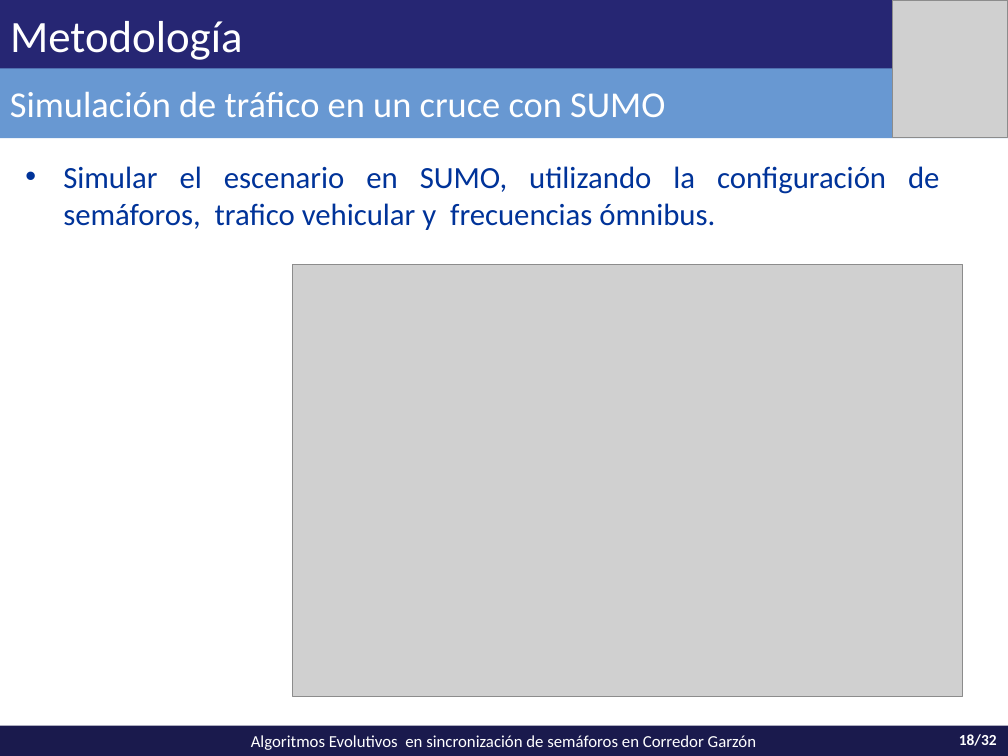
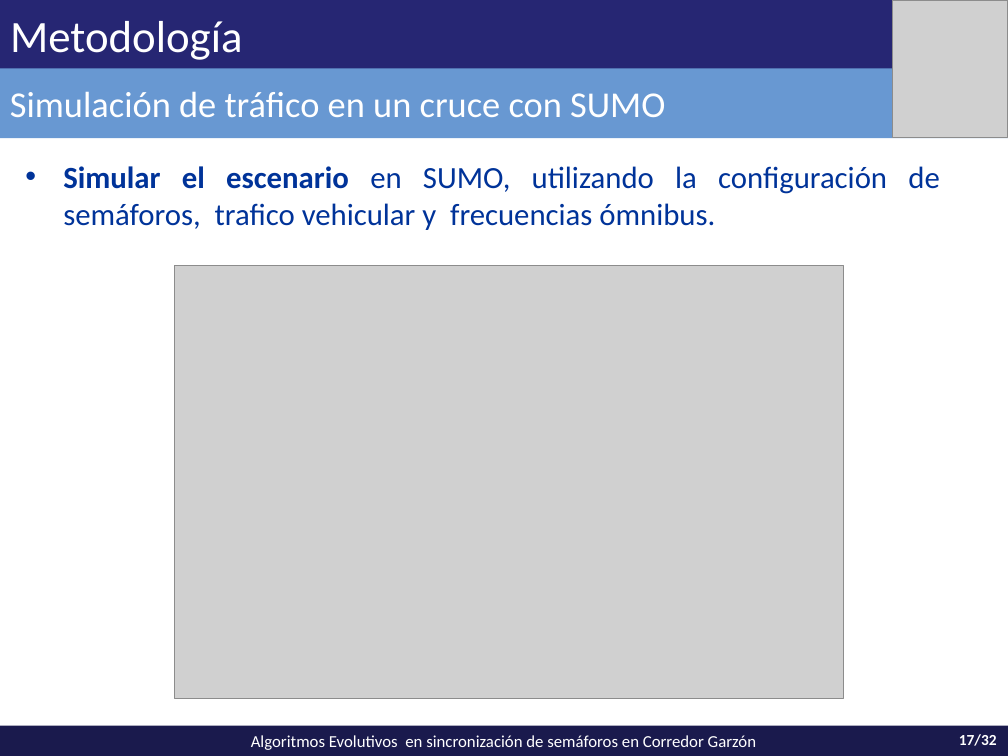
Before and after one commit to vitogit/proyecto-grado-garzon-2014, a slide deck: slide 17 of presentacion/Presentacion Garzon.pptx (slide 18 before the commit). Drawn at 1008x756 pixels with LibreOffice and Linux fonts; fonts in the diff are those of the drawing; grey boxes stand for pictures. Boxes give left, top, right and bottom in pixels: in the first picture for what was removed or moved away, otherwise in the second. Text is boxed around its words. In the diff, an @@ line names an element or a change of style, - is before the commit and + after.

```diff
--- a/presentacion/Presentacion Garzon.pptx
+++ b/presentacion/Presentacion Garzon.pptx
@@ text "Simular el escenario en SUMO, ..." at [63, 166, 939, 230]: bold on in "Simular el escenario" @@
@@ picture: place and size @@
-picture at [293, 264, 964, 697]
+picture at [174, 265, 845, 698]
@@ page number at [959, 734, 997, 746]: text changed @@
-18/32
+17/32
```
Also in this commit, not shown: 8 other slides changed, 1 slide added, 3 slides removed.
